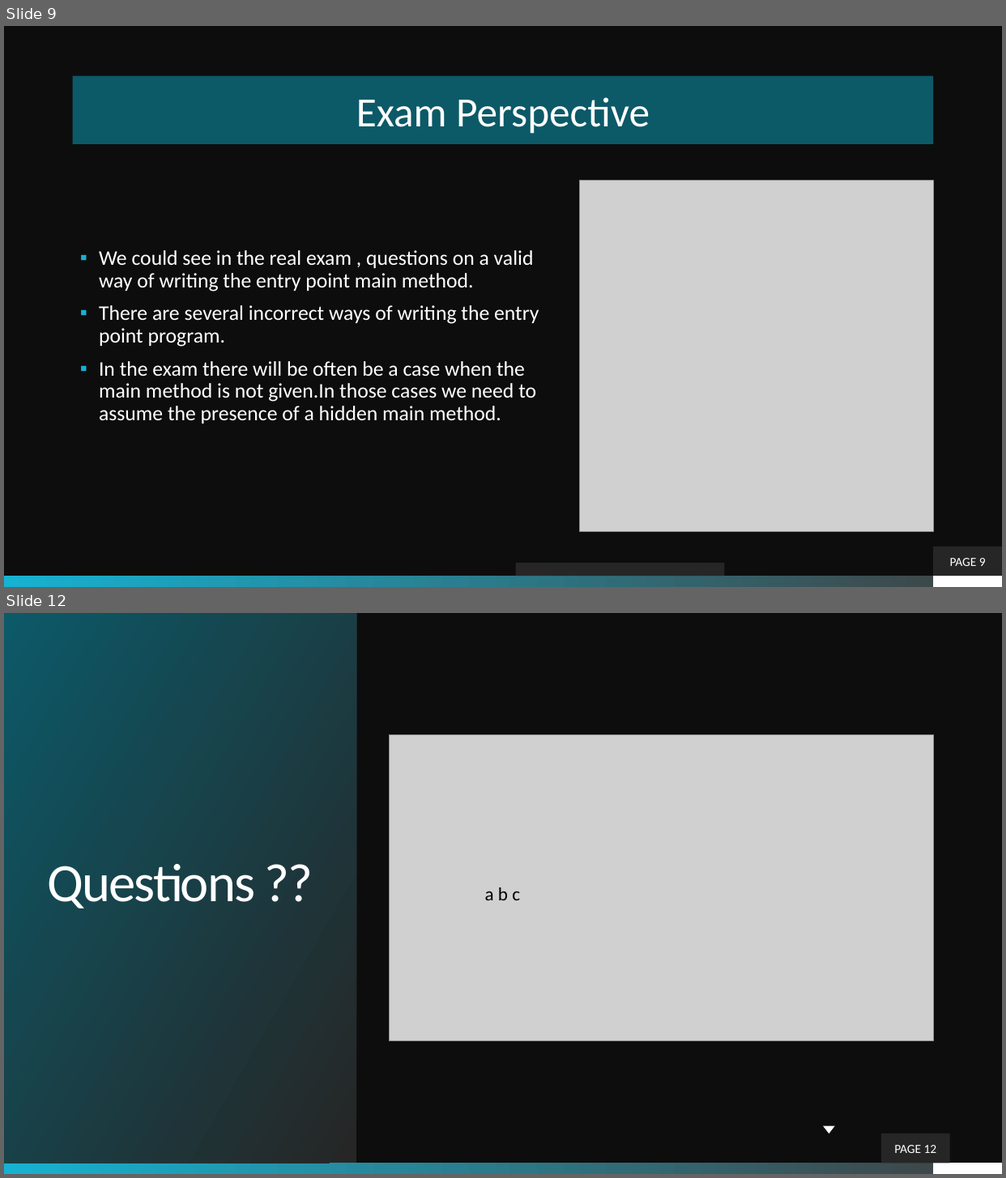
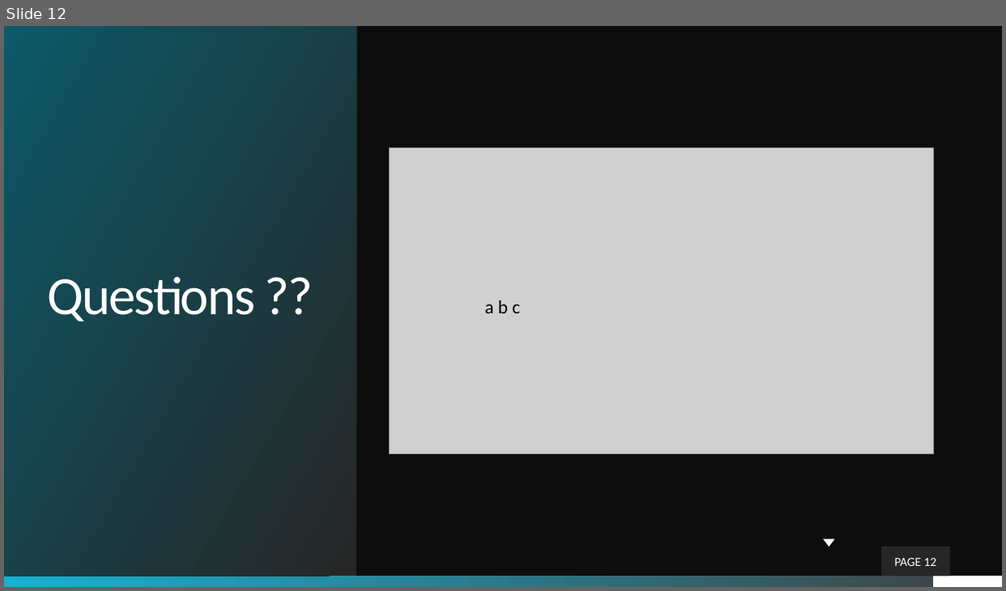
Before and after one commit to theLeonidas/Courses, a slide deck: courseMaterial/Objective-2-Simple Java Program/Basics_Of_A_Java_Program.pptx. Shown one above the other, each under a label of ours: slides 9 and 12 before the commit, slide 12 after it; the slides between them are not shown. The pictures are 1006x1178 and 1006x591 pixels, drawn with LibreOffice and Linux fonts; fonts in the diff are those of the drawing; grey boxes stand for pictures; background and template pictures are left out. Boxes give left, top, right and bottom in pixels: in the first picture for what was removed or moved away, otherwise in the second. Text is boxed around its words. In the diff, an @@ line names an element or a change of style, - is before the commit and + after.

```diff
--- a/courseMaterial/Objective-2-Simple Java Program/Basics_Of_A_Java_Program.pptx
+++ b/courseMaterial/Objective-2-Simple Java Program/Basics_Of_A_Java_Program.pptx
@@ slide 9 removed at (4, 26, 1002, 587), background picture (left out); not listed: 2 template elements that a slide beside it also shows @@
@@ title removed at (73, 76, 934, 144) @@
-Exam Perspective
@@ picture removed at (580, 181, 934, 532) @@
@@ text removed at (99, 250, 539, 424) @@
-▪ We could see in the real exam , questions on a valid way of writing the entry point main method.
-▪ There are several incorrect ways of writing the entry point program.
-▪ In the exam there will be often be a case when the main method is not given.In those cases we need to assume the presence of a hidden main method.
@@ page number removed at (934, 547, 1002, 576) @@
-PAGE 9
@@ rectangle removed at (515, 564, 724, 576) @@
```
Also in this commit, not shown: 5 slides changed, 5 slides added, 4 other slides removed, 24 other files.
